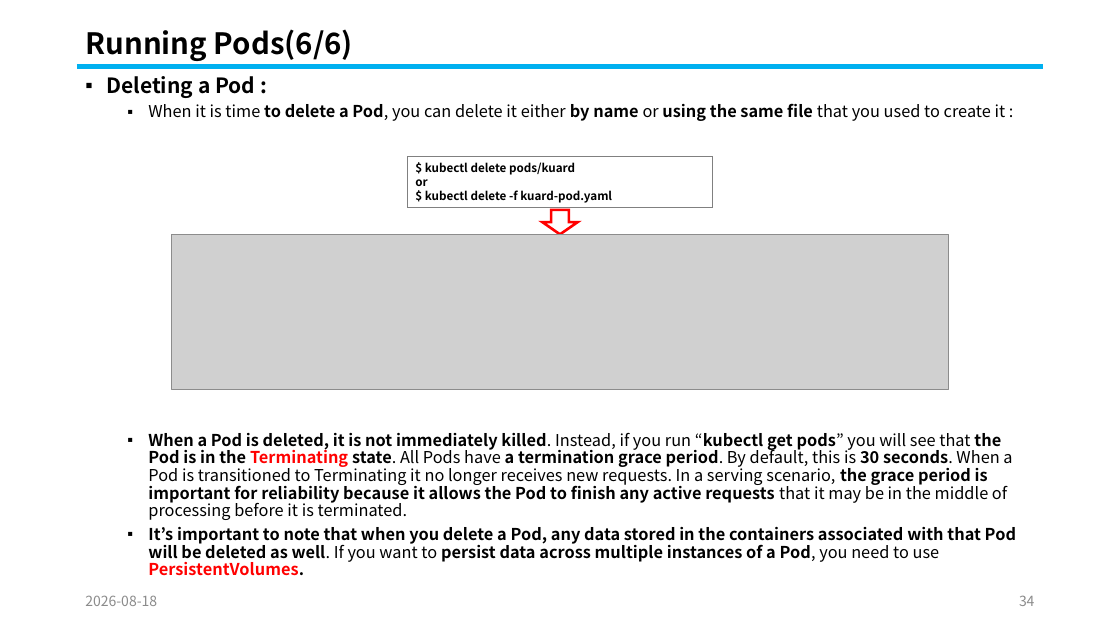
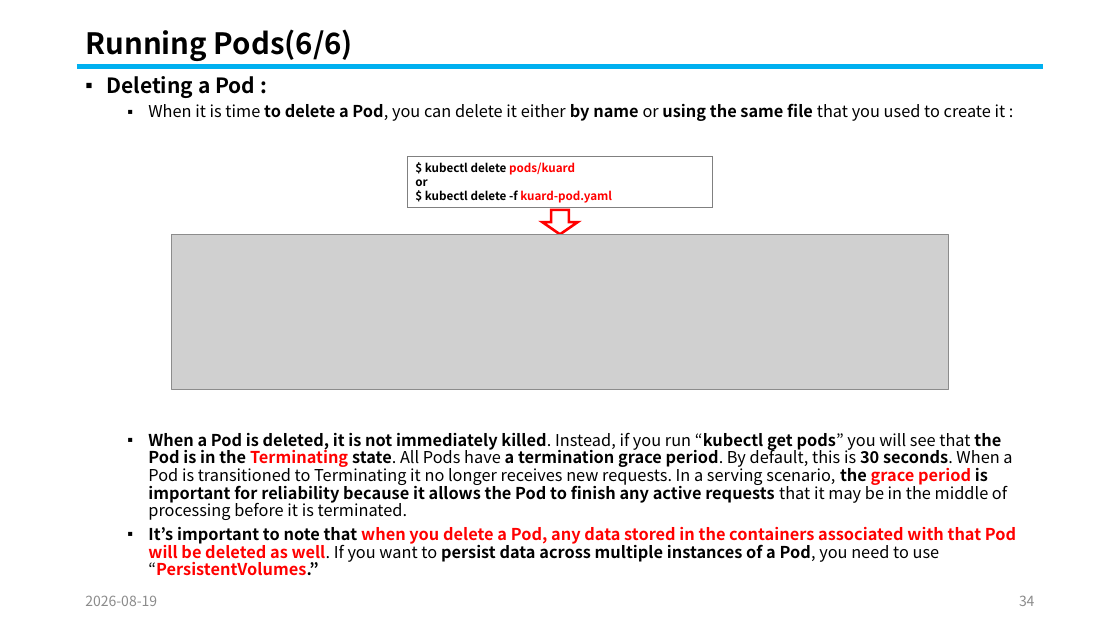
Before and after one commit to knix008/TestSimulator, a slide deck: slide 34 of Kubernetes/Kubernetes Part 02-2026.08.25.pptx. Drawn at 1120x630 pixels with LibreOffice and Linux fonts; fonts in the diff are those of the drawing; grey boxes stand for pictures. Boxes give left, top, right and bottom in pixels: in the first picture for what was removed or moved away, otherwise in the second. Text is boxed around its words. In the diff, an @@ line names an element or a change of style, - is before the commit and + after.

```diff
--- a/Kubernetes/Kubernetes Part 02-2026.08.25.pptx
+++ b/Kubernetes/Kubernetes Part 02-2026.08.25.pptx
@@ text in rectangle at <box>425,162,612,203</box>: text colour #000000 to #FF0000 in "pods/kuard", "kuard-pod.yaml" @@
@@ text at <box>148,433,1012,520</box>: text colour #000000 to #FF0000 in "grace period" @@
@@ text at <box>148,527,1016,576</box>: text changed; text colour #000000 to #FF0000 @@
-  ▪ It’s important to note that when you delete a Pod, any data stored in the containers associated with that Pod will be deleted as well. If you want to persist data across multiple instances of a Pod, you need to use PersistentVolumes.
+  ▪ It’s important to note that when you delete a Pod, any data stored in the containers associated with that Pod will be deleted as well. If you want to persist data across multiple instances of a Pod, you need to use “PersistentVolumes.”
```
Also in this commit, not shown: 115 other slides changed, 23 other files.
